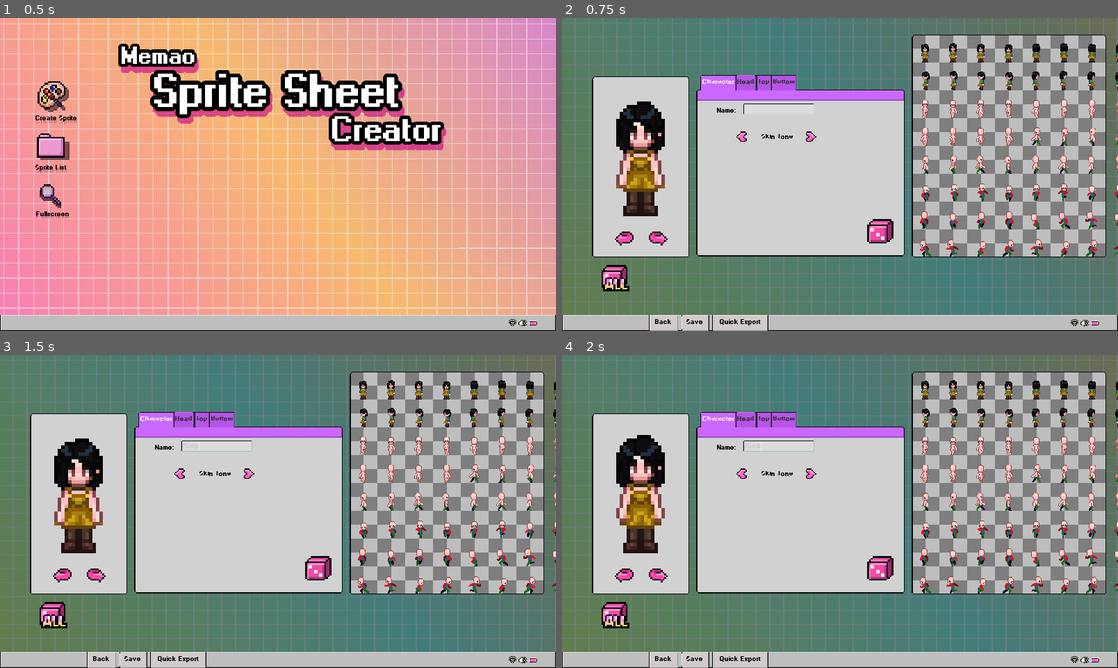
Above: before the commit, frames 1-4 (two rows, left to right).
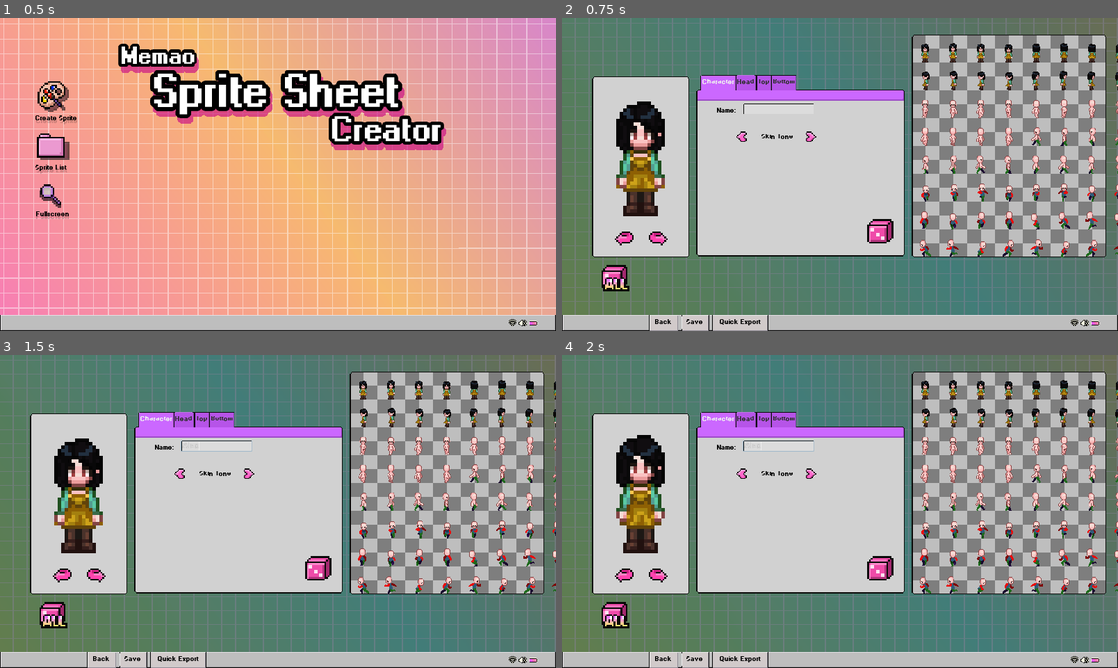
Above: after the commit, the same moments.

Repository: Sleeping-Robot-Games/Sprite-Generator
Game: Godot game, scene res://Scenes/Menu.tscn
The game is run twice, just before and just after one commit, with the same random seed, the same clock (stepped at 60 frames per second) and the same inputs.
Inputs (mouse positions are in pixels of both pictures, inside the frame that each line leads up to):
- Up to frame 1 (0.5 s): no input
- Up to frame 2 (0.75 s): click (612, 96) at 0.5 s
- Up to frame 3 (1.5 s): click (216, 445) at 1.27 s; type "Alex" at 1.35 s
- Up to frame 4 (2 s): no input

Frame 1 is identical in both runs. In frame 2, 0.3% of the frame differs, in the area x 9-100%, y 10-52%; in frame 3, 0.3%; in frame 4, 0.3%.

Commit message:
Fix jacket logic. Update mouse cursor

Diff:
--- a/Scripts/SpriteCreate.gd
+++ b/Scripts/SpriteCreate.gd
@@ -162,7 +162,8 @@
 	if not '000' in sprite_state['JacketB']:
 		player_sprite['TopB'].set_texture(null)
 	if '000' in sprite_state['JacketA']:
-		player_sprite['JacketB'].set_texture(null)
+		sprite_state['JacketB'] = sprite_folder_path + 'JacketB/jacketb_000.png'
+		player_sprite['JacketB'].set_texture(load(sprite_state['JacketB']))
 
 func ensure_hair(sprite_name):
 	if sprite_name == 'HairB':
--- a/project.godot
+++ b/project.godot
@@ -23,6 +23,7 @@
 
 window/size/width=960
 window/size/height=540
+mouse_cursor/custom_image="res://Assets/Ui/cursor.png"
 window/stretch/mode="2d"
 window/stretch/aspect="keep"
 
Not shown, added: Assets/Palettes/.DS_Store
